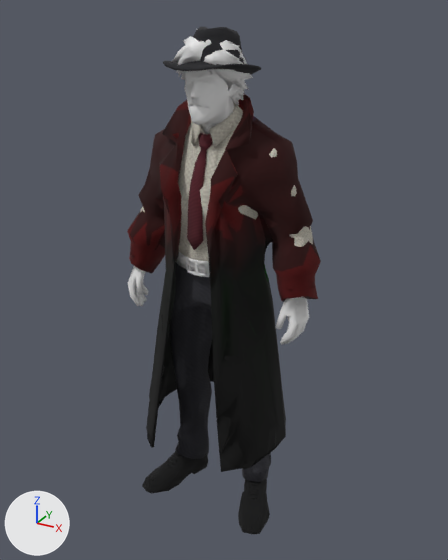
One commit to the glTF model ASSETS/MODELS/official/AGENT_MALE_LIGHT.glb: the scene before it, then after it.
Rendered twice from a 50 mm camera at (0.567, -0.988, 1.033) aimed at (0.009, 0.027, 0.526). The axes (+X, +Y, +Z) are drawn at lower left. The lights are the same throughout. The picture after the commit comes second. Vertices at exactly the same position are counted once.

Names of what the first picture shows: 'Body_Hair', 'Body_Hands', 'Body_Head', 'Outfit_Coat', 'Outfit_Hat', 'Outfit_Shirt', 'Outfit_Shirt_Coated', 'Outfit_Shoes', 'Outfit_Tie', 'Outfit_Trousers', 'Outfit_Trousers_Coated' and 3 more.
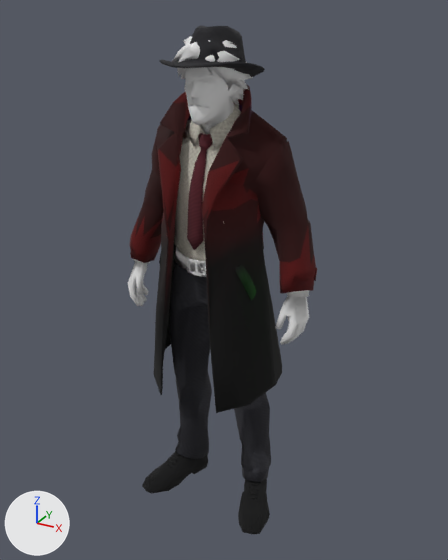
Location of each change, [x1, y1, x2, y2] in pixels of the pictures (448 x 560 px; the box of a moved part takes in the faces that stretch with it):
```json
{"object": "Outfit_Coat", "change": "reshaped", "before": [127, 93, 321, 472], "after": [130, 84, 317, 413], "on screen": "13% shorter"}
{"object": "Outfit_Shirt_Coated", "change": "reshaped", "before": [179, 103, 243, 260], "after": [177, 104, 241, 261]}
{"object": "Outfit_Hat", "change": "reshaped", "before": [163, 27, 261, 75], "after": [160, 25, 265, 77], "on screen": "7% wider, 8% taller"}
{"part": 1, "of": "me_outfit_coat_001", "change": "rebuilt", "before": [127, 93, 321, 472], "after": [130, 84, 316, 413], "on screen": "13% shorter"}
{"part": 2, "of": "me_outfit_coat_001", "change": "deleted", "before": [162, 213, 273, 335]}
{"part": 3, "of": "me_outfit_coat_001", "change": "added", "after": [235, 232, 264, 301]}
{"part": 5, "of": "me_outfit_shirt", "change": "moved or reshaped", "before": [140, 108, 313, 262], "after": [174, 106, 240, 261]}
```

Scene script edits in JSON lines:
```json
{"block": "me_outfit_coat_001", "where": "# used by ob_outfit_coat; location = (0.0, 0.0, 0.0)"}
{"op": "remove", "block": "me_outfit_coat_001", "code": "me_outfit_coat_001.from_pydata(...)  # 592 vertices, 1014 faces; spans x -0.213..0.213, y -0.123..0.145, z 0.173..0.892"}
{"op": "add", "block": "me_outfit_coat_001", "code": "me_outfit_coat_001.from_pydata(...)  # 566 vertices, 1014 faces; spans x -0.21..0.206, y -0.11..0.121, z 0.304..0.91"}
{"block": "me_outfit_coat_001", "change": "me_outfit_coat_001 part 1: the loose piece of 472 vertices spanning x -0.213..0.213, y -0.123..0.145, z 0.173..0.892 is rebuilt with 494 vertices and now spans x -0.208..0.203, y -0.11..0.121, z 0.304..0.91"}
{"block": "me_outfit_coat_001", "change": "me_outfit_coat_001 part 2: 11 loose pieces with 84 vertices, spanning x -0.208..0.205, y -0.092..0.054, z 0.425..0.7, are deleted"}
{"block": "me_outfit_coat_001", "change": "me_outfit_coat_001 part 3: 18 vertices added at x 0.082..0.105, y -0.067..0.039, z 0.527..0.642"}
{"block": "me_outfit_coat_001", "change": "other edits to the shape of me_outfit_coat_001 do not show in these pictures"}
{"block": "me_outfit_hat", "where": "# used by ob_outfit_hat; location = (0.0, 0.0, 0.0)"}
{"op": "remove", "block": "me_outfit_hat", "code": "me_outfit_hat.from_pydata(...)  # 227 vertices, 450 faces; spans x -0.08..0.081, y -0.087..0.086, z 0.919..1.004"}
{"op": "add", "block": "me_outfit_hat", "code": "me_outfit_hat.from_pydata(...)  # 227 vertices, 450 faces; spans x -0.086..0.086, y -0.094..0.09, z 0.913..1.005"}
{"block": "me_outfit_hat", "change": "me_outfit_hat part 4: 227 vertices removed from x -0.08..0.081, y -0.087..0.086, z 0.919..1.004; 227 vertices added at x -0.086..0.086, y -0.094..0.09, z 0.913..1.005"}
{"block": "me_outfit_shirt", "where": "# used by ob_outfit_shirt; location = (0.0, 0.0, 0.0)"}
{"op": "remove", "block": "me_outfit_shirt", "code": "me_outfit_shirt.from_pydata(...)  # 308 vertices, 699 faces; spans x -0.199..0.201, y -0.065..0.093, z 0.559..0.874"}
{"op": "add", "block": "me_outfit_shirt", "code": "me_outfit_shirt.from_pydata(...)  # 328 vertices, 700 faces; spans x -0.197..0.198, y -0.065..0.092, z 0.56..0.874"}
{"block": "me_outfit_shirt", "change": "me_outfit_shirt part 5: 249 vertices removed from x -0.199..0.201, y -0.061..0.093, z 0.559..0.874; 268 vertices added at x -0.197..0.198, y -0.061..0.092, z 0.56..0.874"}
{"block": "me_outfit_shirt", "change": "other edits to the shape of me_outfit_shirt do not show in these pictures"}
{"block": "me_outfit_shirt_coated", "where": "# used by ob_outfit_shirt_coated; location = (0.0, 0.0, 0.0)"}
{"op": "remove", "block": "me_outfit_shirt_coated", "code": "me_outfit_shirt_coated.from_pydata(...)  # 169 vertices, 277 faces; spans x -0.07..0.069, y -0.068..0.086, z 0.588..0.874"}
{"op": "add", "block": "me_outfit_shirt_coated", "code": "me_outfit_shirt_coated.from_pydata(...)  # 181 vertices, 299 faces; spans x -0.072..0.157, y -0.071..0.082, z 0.588..0.872"}
{"block": "me_outfit_shirt_coated", "change": "me_outfit_shirt_coated part 6: 51 vertices moved from x -0.065..0.062, y -0.068..0.086, z 0.608..0.874 to x -0.066..0.061, y -0.057..0.082, z 0.605..0.871; 16 vertices removed from x -0.07..0.069, y -0.064..0.042, z 0.602..0.834; 22 vertices added at x -0.072..0.072, y -0.071..0.045, z 0.602..0.838"}
{"block": "me_outfit_shirt_coated", "change": "other edits to the shape of me_outfit_shirt_coated do not show in these pictures"}
```
